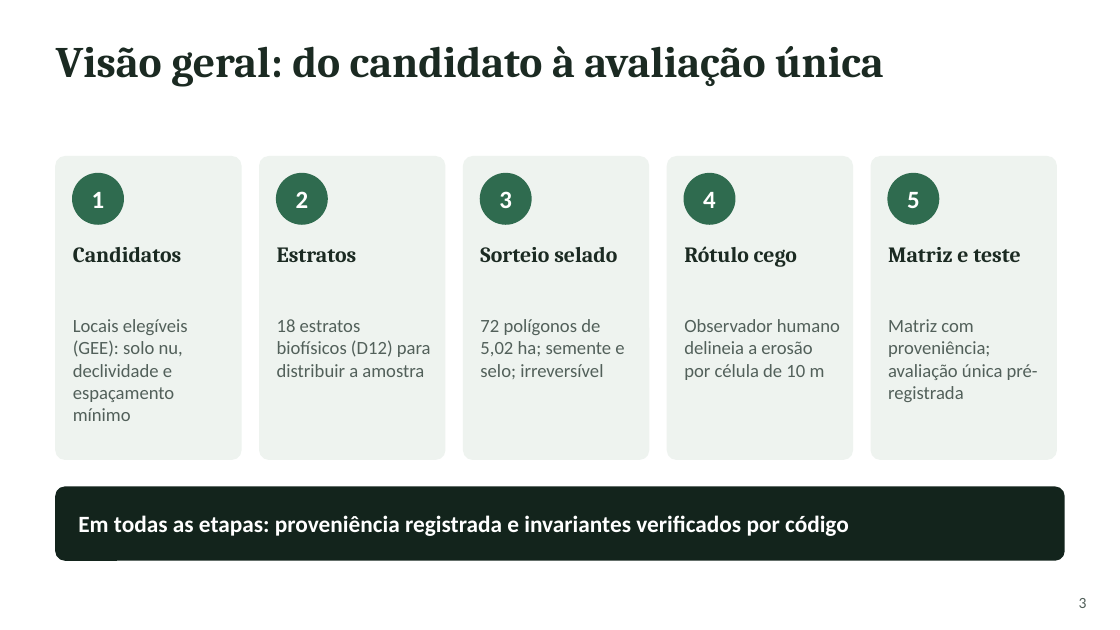
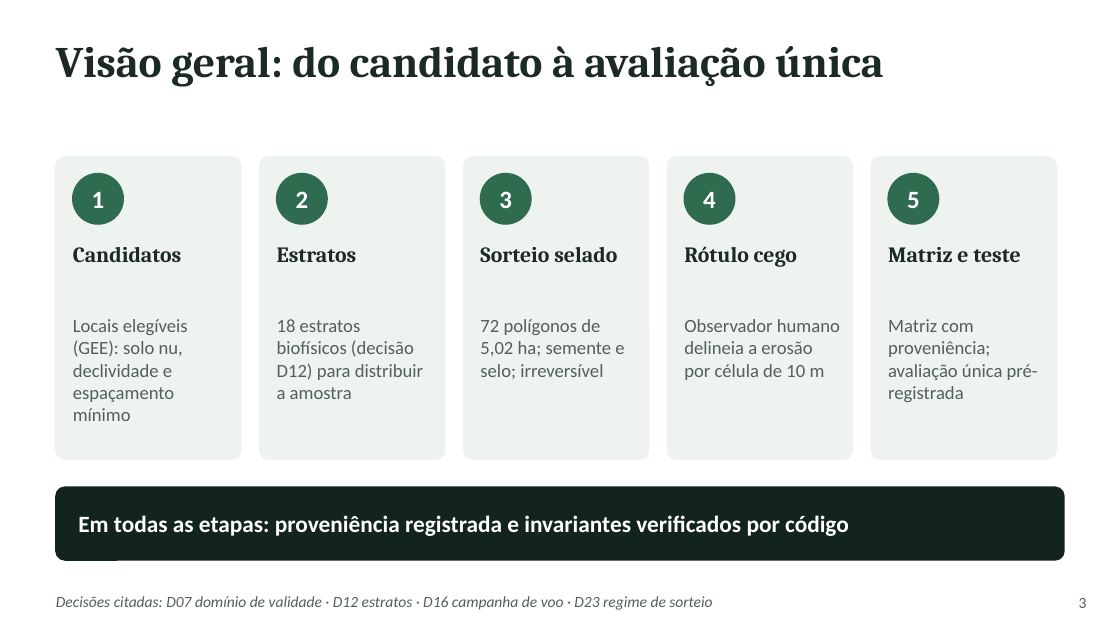
Before and after one commit to RedZardoz/localizador-erosao-v02, a slide deck: slide 3 of docs/Apresentacao_Seminario_Arcabouco_Auditavel.pptx. Drawn at 1120x630 pixels with LibreOffice and Linux fonts; fonts in the diff are those of the drawing. Boxes give left, top, right and bottom in pixels: in the first picture for what was removed or moved away, otherwise in the second. Text is boxed around its words. In the diff, an @@ line names an element or a change of style, - is before the commit and + after.

```diff
--- a/docs/Apresentacao_Seminario_Arcabouco_Auditavel.pptx
+++ b/docs/Apresentacao_Seminario_Arcabouco_Auditavel.pptx
@@ text at (277, 319, 423, 399): text changed @@
-18 estratos biofísicos (D12) para distribuir a amostra
+18 estratos biofísicos (decisão D12) para distribuir a amostra
@@ text added at (56, 596, 712, 610), 10 pt, text #52605A, italic @@
+Decisões citadas: D07 domínio de validade · D12 estratos · D16 campanha de voo · D23 regime de sorteio
```
Also in this commit, not shown: 11 other slides changed, 1 slide added.
